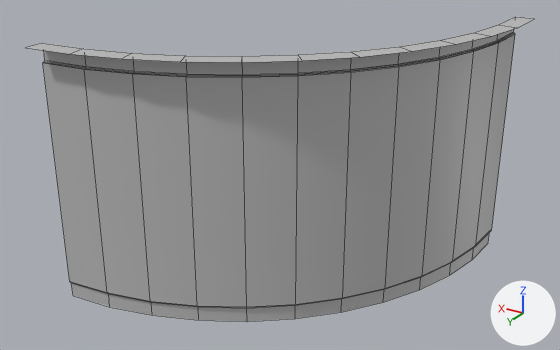
A saved change to the FBX model Assets/Models/Residential Building Models/resWallCurveInsLrg.fbx.
Both versions are drawn from a camera (50 mm lens) standing at (-4.1, 7.23, 4.89) and looking at (0.14, 0.16, 1.35). The lights are fixed; the arrows at lower right show +X, +Y and +Z. Mesh edges are drawn as thin lines. Where no turn or scale is listed for an object, it has been applied to the vertices.

Objects in the first picture: 'resWallCurveInsLrg'.
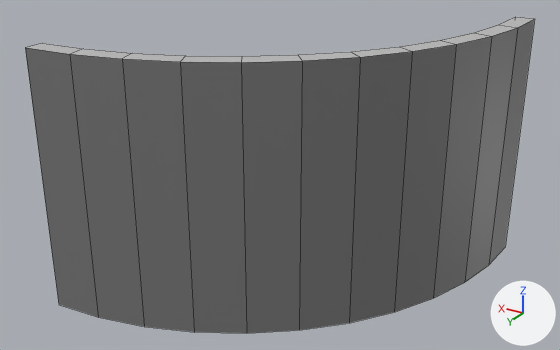
Location of each change, [x1, y1, x2, y2] in pixels of the pictures (560 x 350 px):
'resWallCurveInsLrg', reshaped
    before: [26, 17, 533, 322]
    after: [25, 17, 534, 333]
part 1 of me_mesh, added
    after: [25, 19, 534, 333]

The change in detail:
Material 'Black' (mat_black) is new.
Its base color is (0.184, 0.184, 0.184) (grey #777777).
me_mesh is used by ob_reswallcurveinslrg; location (0.0, 0.0, 0.0).
me_mesh had 157 vertices, 139 faces and spanned x -2.0..2.0, y -2.0..2.0, z 0.0..3.0.
me_mesh now has 169 vertices, 150 faces and spans x -2.0..2.0, y -2.0..2.0, z 0.0..3.0.
Part 1, on me_mesh:
12 new vertices lie (0.0, 0.0, -3.0) away from vertices in x -2.0..2.0, y -2.0..2.0, z 3.0.
11 new faces join them, mat_black (grey #777777).
me_mesh now uses material mat_black (grey #777777).
